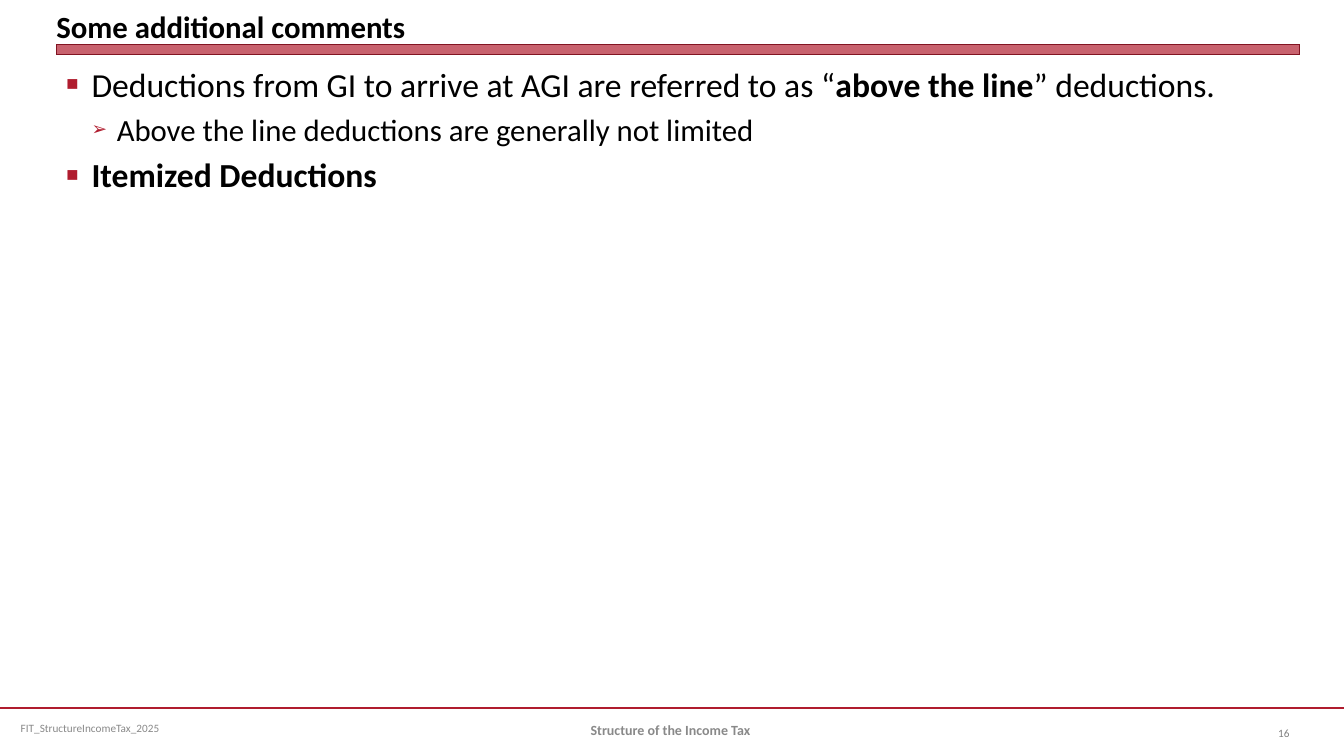
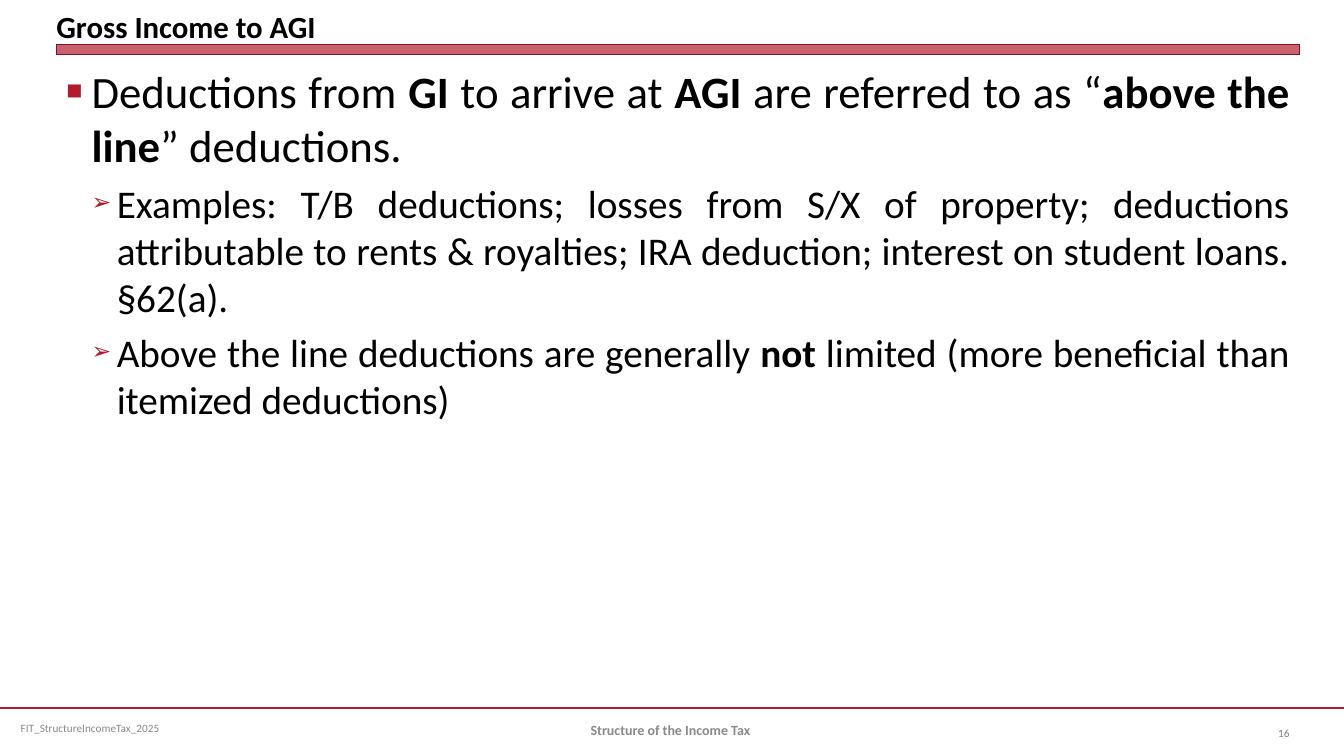
Before and after one commit to jmc877/Fed-Income-Tax, a slide deck: slide 16 of slides/FIT_StructureIncomeTax_2025.pptx. Drawn at 1344x756 pixels with LibreOffice and Linux fonts; fonts in the diff are those of the drawing. Boxes give left, top, right and bottom in pixels: in the first picture for what was removed or moved away, otherwise in the second. Text is boxed around its words. In the diff, an @@ line names an element or a change of style, - is before the commit and + after.

```diff
--- a/slides/FIT_StructureIncomeTax_2025.pptx
+++ b/slides/FIT_StructureIncomeTax_2025.pptx
@@ title at <box>56,17,316,46</box>: text changed @@
-Some additional comments
+Gross Income to AGI
@@ text at <box>92,76,1289,163</box>: size 24 to 32 pt in "Deductions from GI to arrive at AGI ..."; bold on in "GI AGI"; more space between paragraphs @@
@@ text at <box>117,190,1290,420</box>: text changed; size 22 to 28 pt @@
-  ➢ Above the line deductions are generally not limited
-■ Itemized Deductions
+  ➢ Examples: T/B deductions; losses from S/X of property; deductions attributable to rents & royalties; IRA deduction; interest on student loans. §62(a).
+  ➢ Above the line deductions are generally not limited (more beneficial than itemized deductions)
```
Also in this commit, not shown: 3 other slides changed, 6 slides added, 1 other file.
